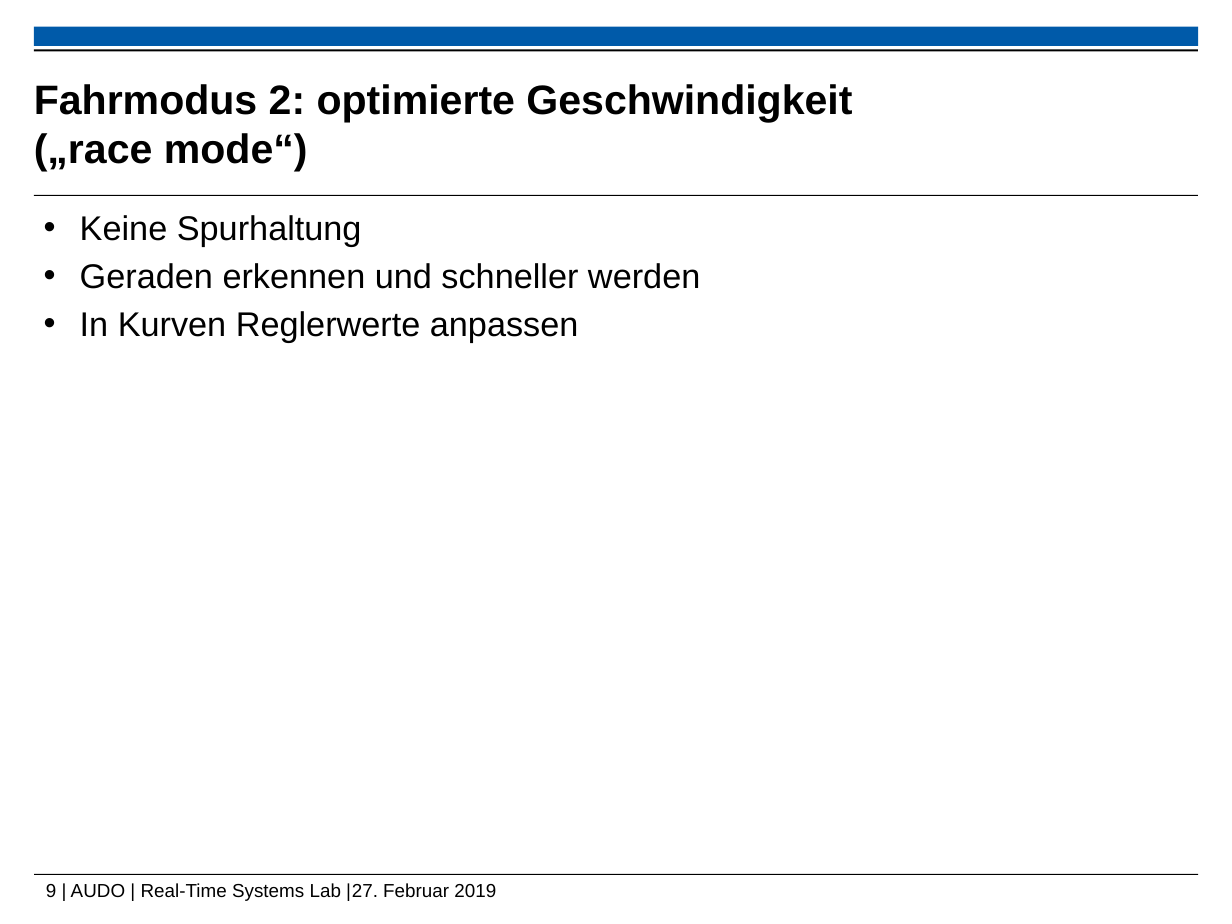
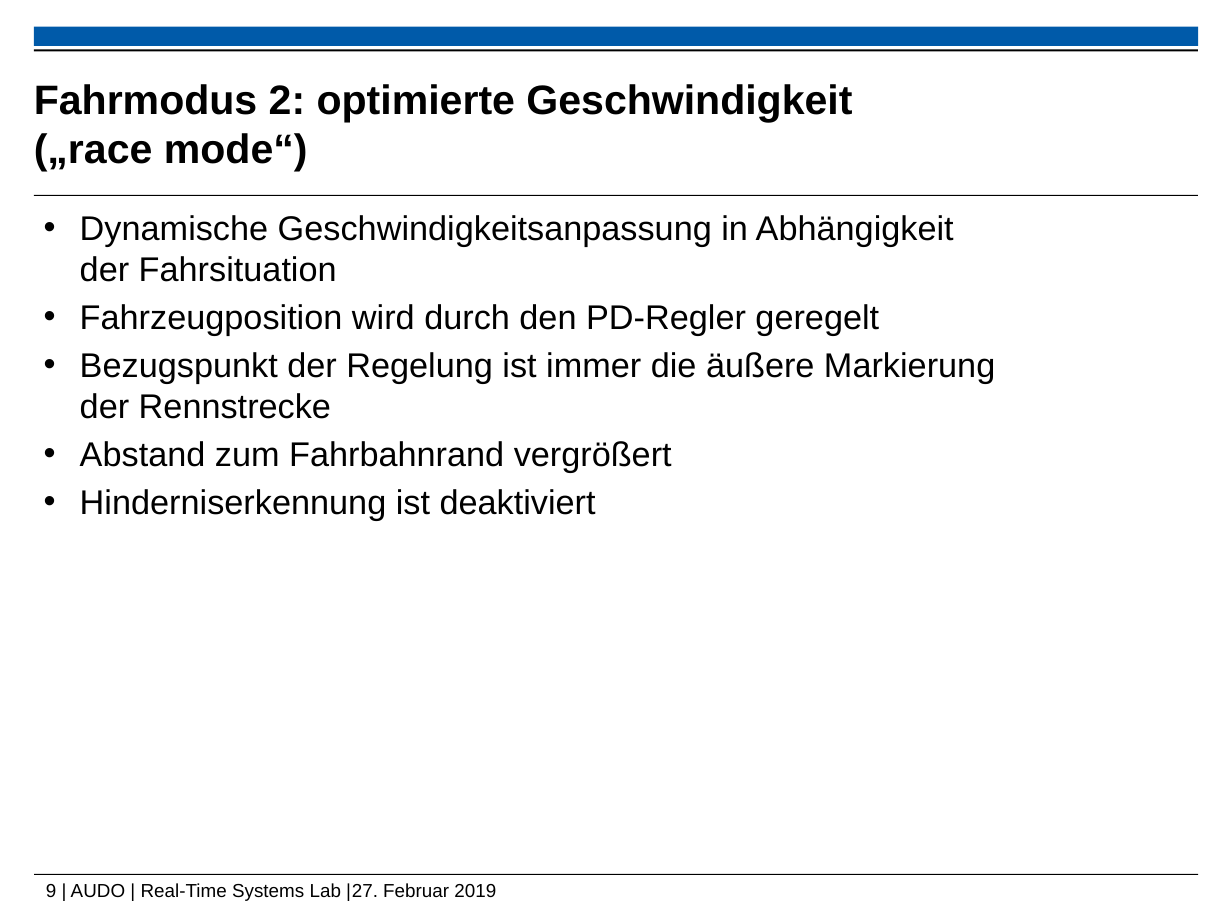
Before and after one commit to ramona3300/AUDO, a slide deck: slide 9 of Dokumente/Präsentationen/Abschlusspräsentation.pptx. Drawn at 1232x924 pixels with LibreOffice and Linux fonts; fonts in the diff are those of the drawing; background and template pictures are left out. Boxes give left, top, right and bottom in pixels: in the first picture for what was removed or moved away, otherwise in the second. Text is boxed around its words. In the diff, an @@ line names an element or a change of style, - is before the commit and + after.

Commit message:
Regelungstechnik fast fertig

```diff
--- a/Dokumente/Präsentationen/Abschlusspräsentation.pptx
+++ b/Dokumente/Präsentationen/Abschlusspräsentation.pptx
@@ text at [80, 215, 995, 520]: text changed @@
-• Keine Spurhaltung
-• Geraden erkennen und schneller werden
-• In Kurven Reglerwerte anpassen
+• Dynamische Geschwindigkeitsanpassung in Abhängigkeit der Fahrsituation
+• Fahrzeugposition wird durch den PD-Regler geregelt
+• Bezugspunkt der Regelung ist immer die äußere Markierung der Rennstrecke
+• Abstand zum Fahrbahnrand vergrößert
+• Hinderniserkennung ist deaktiviert
```
Also in this commit, not shown: 2 other slides changed, 1 slide added, 1 slide removed.
